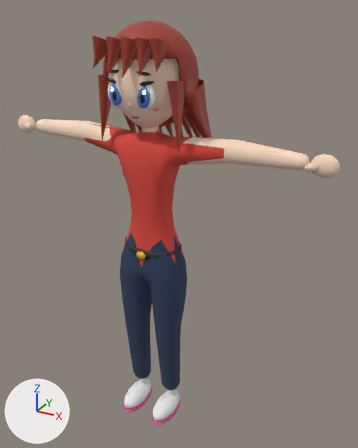
Two versions of the glTF model pokebox-game/assets/chars/anime/f_tee.glb, one commit apart.
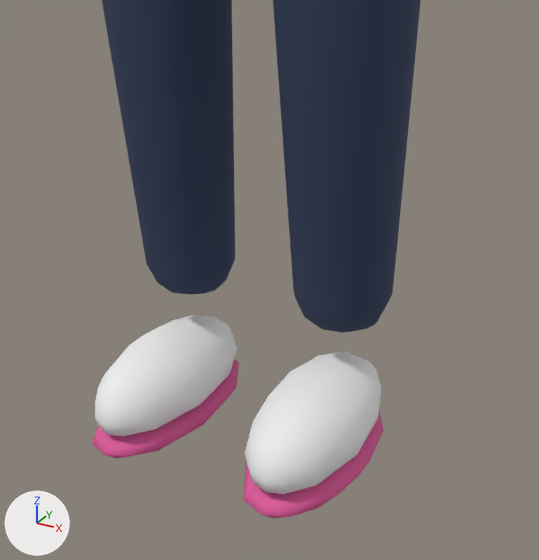
Each version appears first whole from a 50 mm lens placed at (1.118, -1.748, 1.981), pointed at (0.073, 0.152, 1.03), and next in a close-up from a 50 mm lens placed at (0.347, -0.583, 0.48), pointed at (0.012, 0.027, 0.175). Arrows for +X, +Y and +Z are at lower left; the lights stay in place. The older version's two pictures come first. Vertices at exactly the same position are counted once.

In view in the first close-up: 'Trainer'.
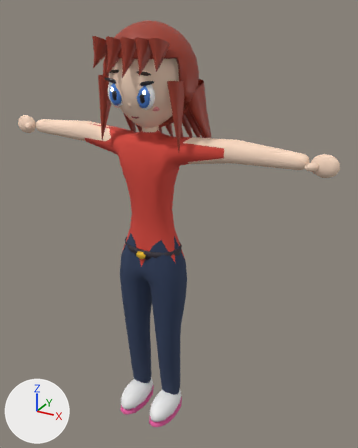
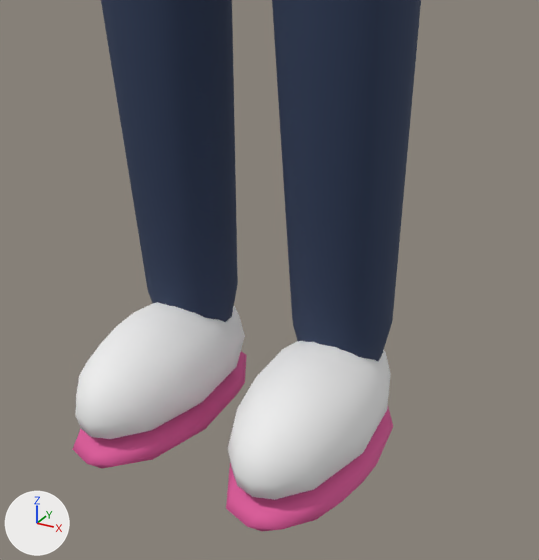
The edits, one by one:
me_trainer_006 has 2777 vertices, 5200 faces and spans x -0.8..0.8, y -0.18..0.34, z 0.01..1.93.
me_trainer_006 is used by ob_trainer; location (0.0, 0.0, 0.0).
me_trainer_006 part 1: the loose piece of 87 vertices spanning x 0.04..0.14, y -0.12..0.1, z 0.04..0.11 is scaled about its middle by (1.18, 1.16, 1.3), then moved by (0.0, -0.01, 0.02).
me_trainer_006 part 2: the loose piece of 84 vertices spanning x -0.14..-0.04, y -0.12..0.1, z 0.04..0.11 is scaled about its middle by (1.18, 1.16, 1.3), then moved by (0.0, -0.01, 0.02).
me_trainer_006 part 3: the loose piece of 55 vertices spanning x 0.03..0.14, y -0.13..0.1, z 0.01..0.04 is scaled about its middle by (1.18, 1.16, 1.3), then moved by (0.0, -0.01, 0.01).
me_trainer_006 part 4: the loose piece of 54 vertices spanning x -0.14..-0.03, y -0.13..0.1, z 0.01..0.04 is scaled about its middle by (1.18, 1.16, 1.3), then moved by (0.0, -0.01, 0.01).
me_trainer_006 part 5: all 74 vertices in x -0.14..0.14, y -0.01..0.08, z 0.14..0.18 are scaled about their middle by (1, 1.04, 1.67), then moved by (0.0, 0.0, -0.04).

Pixel boxes (x1, y1, x2, y2) of what changed, in the close-ups (539 x 560 px; the box of a moved part takes in the faces that stretch with it):
'Trainer', reshaped
    before: (92, 0, 421, 518)
    after: (73, 0, 421, 531)
part 1 of me_trainer_006, moved or reshaped
    before: (245, 351, 381, 494)
    after: (228, 341, 391, 500)
part 2 of me_trainer_006, moved or reshaped
    before: (95, 315, 237, 436)
    after: (75, 302, 245, 439)
part 3 of me_trainer_006, moved or reshaped
    before: (243, 411, 384, 518)
    after: (226, 406, 393, 531)
part 4 of me_trainer_006, moved or reshaped
    before: (92, 359, 239, 458)
    after: (73, 352, 247, 469)
part 5 of me_trainer_006, moved or reshaped
    before: (102, 0, 421, 333)
    after: (101, 0, 421, 361)
